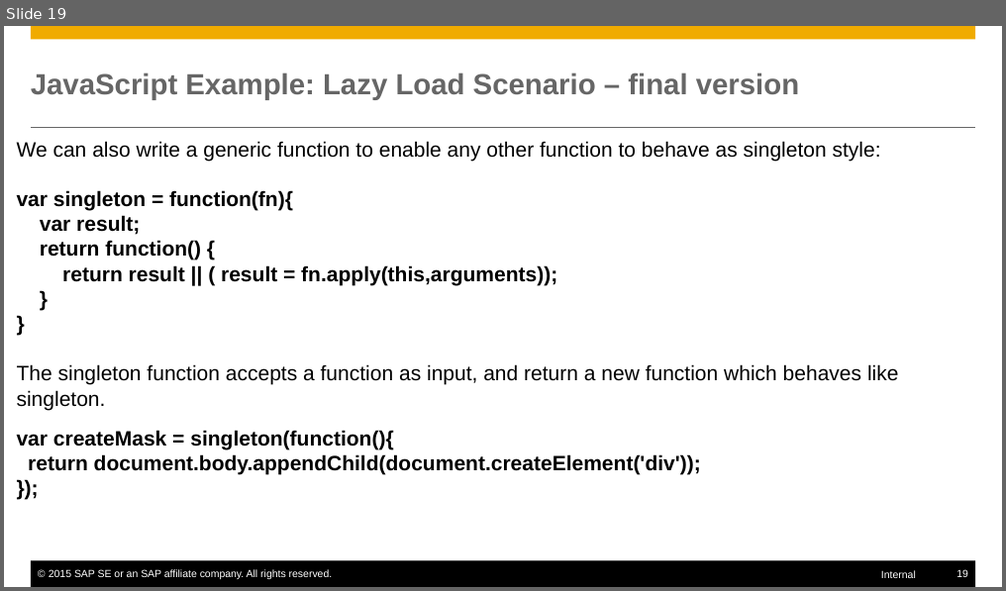
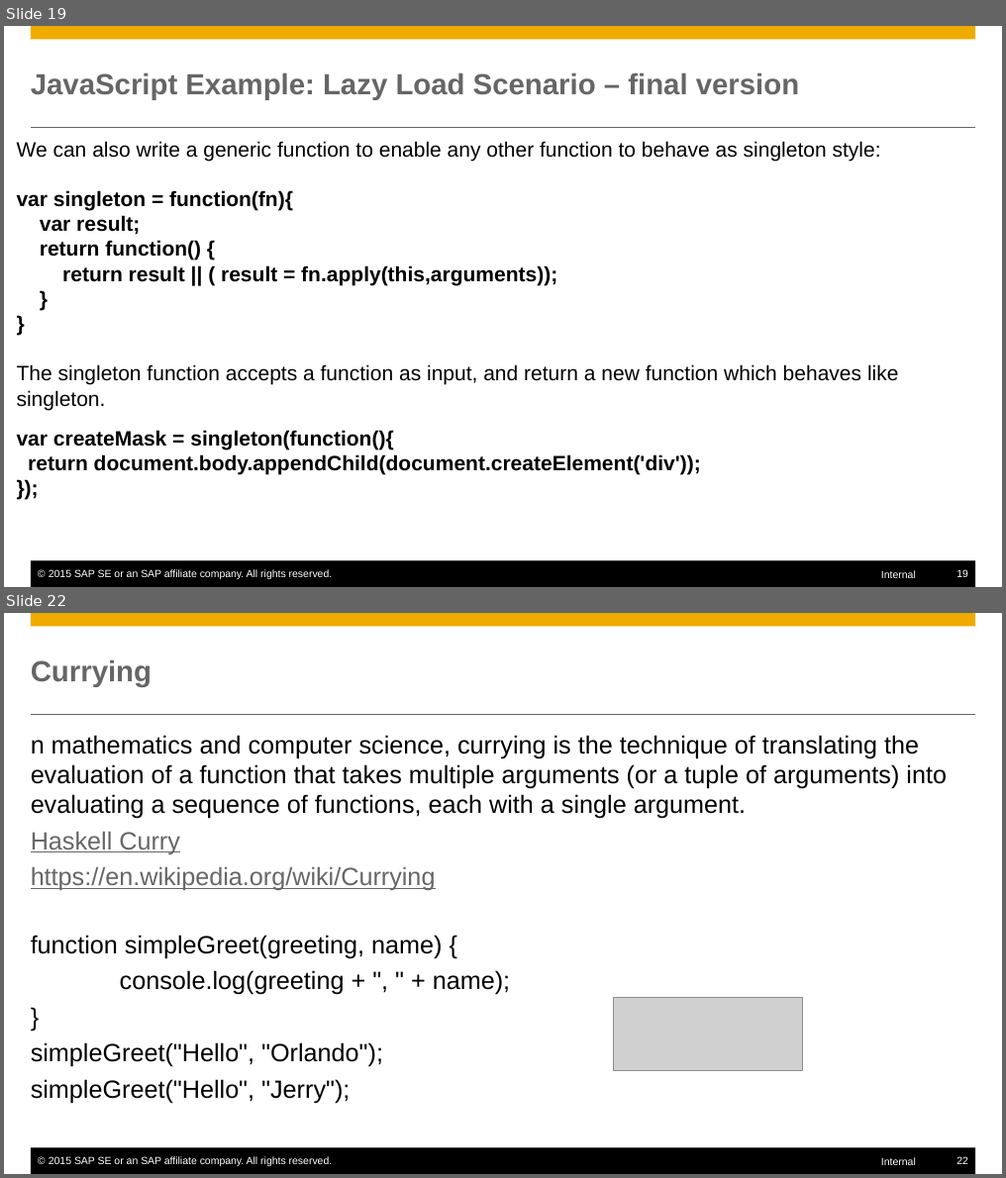
Before and after one commit to mxpang/jerryslide, a slide deck: training/ProgrammingLanguage/001_closure.pptx. Shown one above the other, each under a label of ours: slide 19 before the commit, slides 19 and 22 after it; the slides between them are not shown. The pictures are 1006x591 and 1006x1178 pixels, drawn with LibreOffice and Linux fonts; fonts in the diff are those of the drawing; grey boxes stand for pictures. Boxes give left, top, right and bottom in pixels: in the first picture for what was removed or moved away, otherwise in the second. Text is boxed around its words. In the diff, an @@ line names an element or a change of style, - is before the commit and + after.

```diff
--- a/training/ProgrammingLanguage/001_closure.pptx
+++ b/training/ProgrammingLanguage/001_closure.pptx
@@ slide 22 added at [4, 613, 1002, 1174], background #FFFFFF; not listed: 6 template elements that a slide beside it also shows @@
@@ title added at [31, 660, 152, 687], 28 pt, text #666666, bold @@
+Currying
@@ text added at [31, 735, 946, 890], 24 pt, text #000000 @@
+n mathematics and computer science, currying is the technique of translating the evaluation of a function that takes multiple arguments (or a tuple of arguments) into evaluating a sequence of functions, each with a single argument.
+Haskell Curry
+https://en.wikipedia.org/wiki/Currying
@@ text added at [31, 935, 510, 1104], 24 pt, text #000000 @@
+function simpleGreet(greeting, name) {
+console.log(greeting + ", " + name);
+}
+simpleGreet("Hello", "Orlando");
+simpleGreet("Hello", "Jerry");
@@ picture added at [613, 997, 802, 1070] @@
```
Also in this commit, not shown: 3 slides changed, 7 other slides added, 4 other files.
